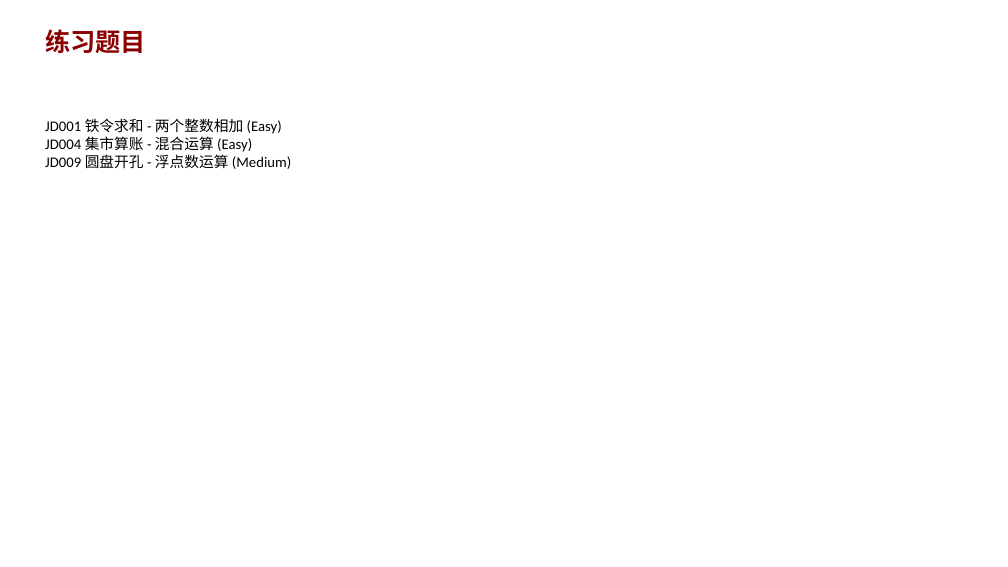
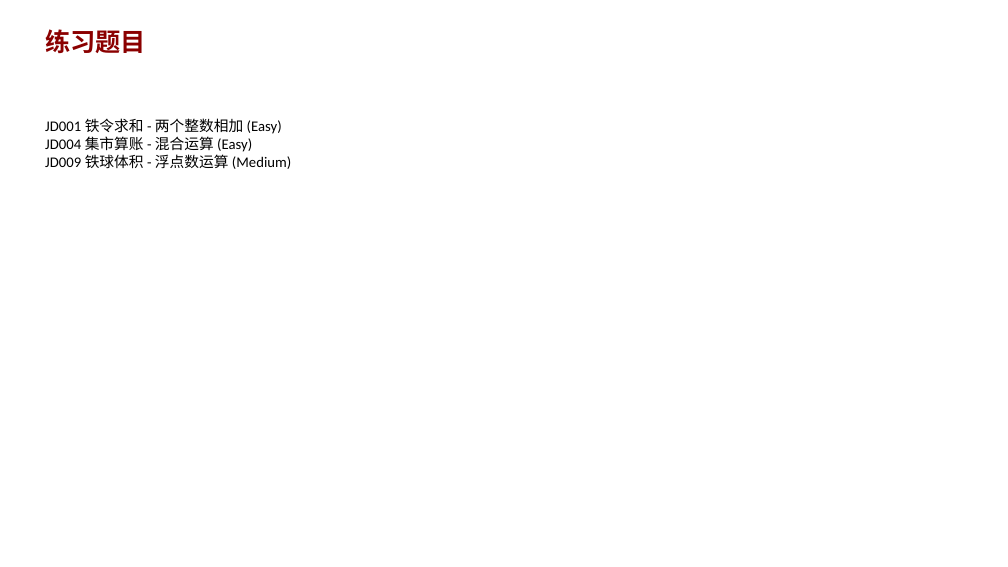
Before and after one commit to AndyLishengrui/trae-coding-course, a slide deck: slide 6 of textbook/ppt/chapter01_ppt.pptx. Drawn at 1008x567 pixels with LibreOffice and Linux fonts; fonts in the diff are those of the drawing. Boxes give left, top, right and bottom in pixels: in the first picture for what was removed or moved away, otherwise in the second. Text is boxed around its words. In the diff, an @@ line names an element or a change of style, - is before the commit and + after.

```diff
--- a/textbook/ppt/chapter01_ppt.pptx
+++ b/textbook/ppt/chapter01_ppt.pptx
@@ text at <box>45,154,291,169</box>: text changed @@
-JD009 圆盘开孔 - 浮点数运算 (Medium)
+JD009 铁球体积 - 浮点数运算 (Medium)
```
Also in this commit, not shown: 1 slide added, 14 other files.
